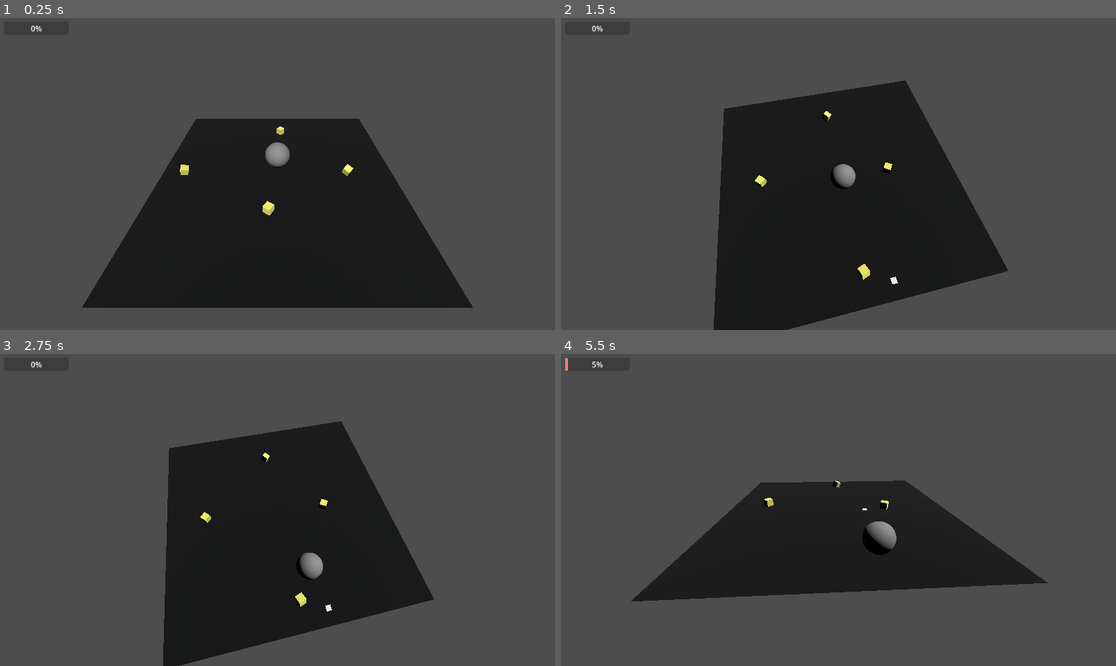
Above: before the commit, frames 1-4 (two rows, left to right).
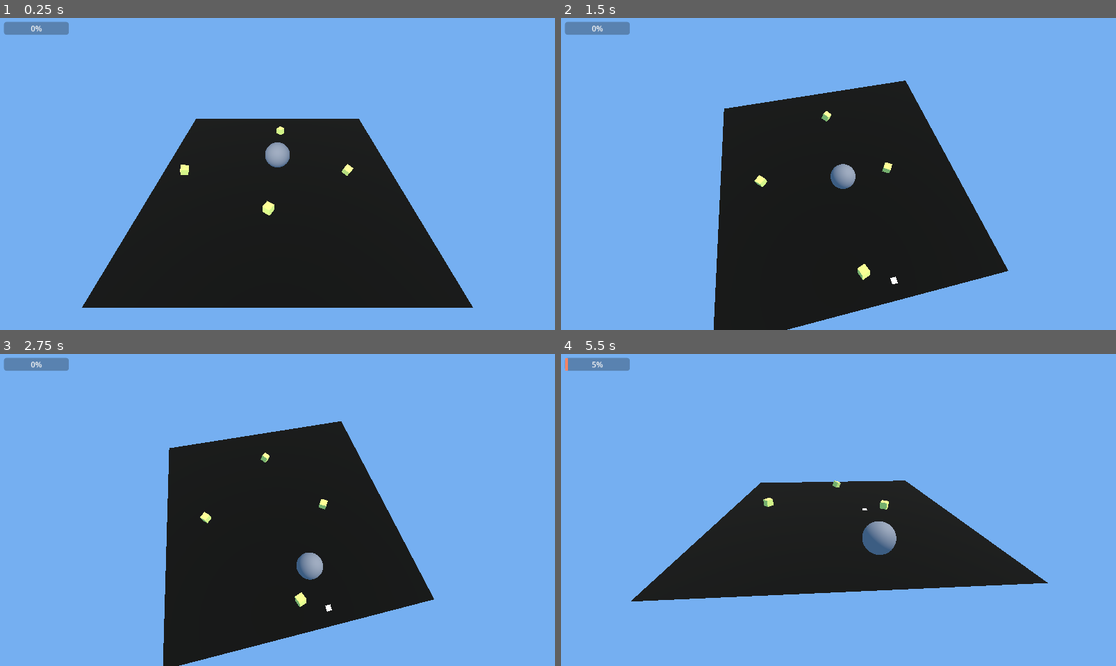
Above: after the commit, the same moments.

Repository: motionnblur/3d-prototype-godot
Game: Godot game, scene res://scenes/node_3d.tscn
The game is run twice, just before and just after one commit, with the same random seed, the same clock (stepped at 60 frames per second) and the same inputs. The project has no main scene, so this scene is started directly.
Inputs (mouse positions are in pixels of both pictures, inside the frame that each line leads up to):
- Up to frame 1 (0.25 s): no input
- Up to frame 2 (1.5 s): move the mouse to (960, 158) at 0.52 s; press the mouse at (960, 158) at 0.53 s; tap Enter at 1.25 s; move the mouse to (727, 189) at 1.27 s; release the mouse at (727, 189) at 1.28 s; right-click (727, 189) at 1.35 s
- Up to frame 3 (2.75 s): move the mouse to (333, 441) at 2.02 s; hold Mouse wheel down (Wheel_Down) from 2.03 s (still down)
- Up to frame 4 (5.5 s): move the mouse to (810, 572) at 2.77 s; release Mouse wheel down (Wheel_Down) at 2.78 s; tap Mouse wheel up (Wheel_Up) at 2.85 s; move the mouse to (1005, 556) at 3.52 s; press the mouse at (1005, 556) at 3.53 s; tap Space at 4.25 s; move the mouse to (672, 463) at 4.27 s; release the mouse at (672, 463) at 4.28 s; right-click (672, 463) at 4.35 s; move the mouse to (866, 510) at 5.02 s; hold Mouse wheel down (Wheel_Down) from 5.03 s (still down)

The runs differ from the first frame. In frame 1, 70% of the frame differs, in the area x 0-100%, y 0-100%; in frame 2, 70%; in frame 3, 74%; in frame 4, 83%.
Error in both runs: Invalid access to property or key 'position' on a base object of type 'InputEventKey'. (res://scripts/move.gd:20)

Commit message:
Add color to bg

Diff:
--- a/scenes/node_3d.tscn
+++ b/scenes/node_3d.tscn
@@ -9,6 +9,10 @@
 
 [sub_resource type="StyleBoxFlat" id="StyleBoxFlat_fkye5"]
 bg_color = Color(0.955476, 0.519475, 0.396316, 1)
+
+[sub_resource type="Environment" id="Environment_swv06"]
+background_mode = 1
+background_color = Color(0.45827, 0.687386, 0.945693, 1)
 
 [sub_resource type="QuadMesh" id="QuadMesh_ubi00"]
 
@@ -77,6 +81,7 @@
 [node name="Camera3D" type="Camera3D" parent="CamPivot"]
 unique_name_in_owner = true
 transform = Transform3D(1, 0, 0, 0, -4.37114e-08, 1, 0, -1, -4.37114e-08, 0, 6.041, 6.46835)
+environment = SubResource("Environment_swv06")
 script = ExtResource("1_f61e8")
 
 [node name="Cursor" type="MeshInstance3D" parent="."]
Not shown: 1 places in scenes/node_3d.tscn that only renumber resources
